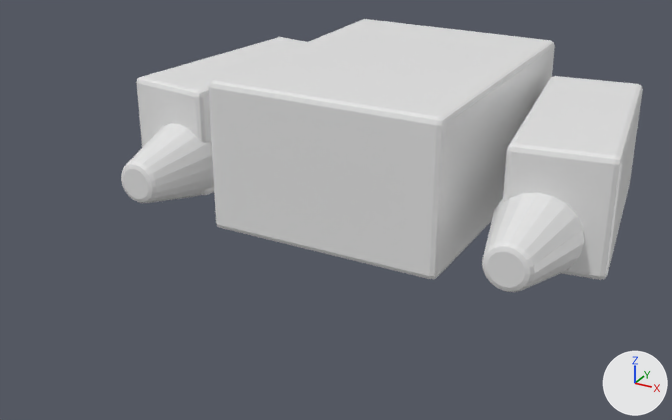
The FBX model Assets/FBX/generated/SM_Ship_Courier_01_Engine.fbx, before and after one commit.
Both versions are drawn from a camera (50 mm lens) standing at (248.0, -528.0, 198.0) and looking at (11.0, -98.0, -18.0). Every picture has the same lights, and +X, +Y and +Z are marked at lower right. The first picture is the older version.

Names of what the first picture shows: 'SM_Ship_Courier_01_Engine'.
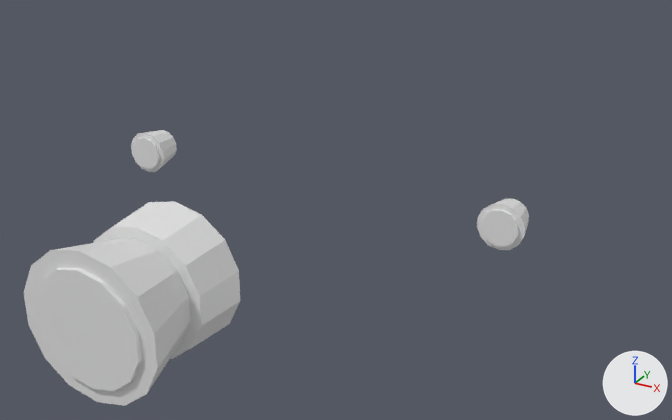
What the commit changed:
me_cube_037 is used by ob_sm_ship_courier_01_engine; location (0.0, -1.3, -2.5).
me_cube_037 had 408 vertices, 366 faces and spanned x -160.0..160.0, y -116.0..101.0, z -45.0..50.0.
me_cube_037 now has 196 vertices, 112 faces and spans x -126.0..126.0, y -42.0..153.0, z -36.0..36.0.
me_cube_037 part 1: a new loose piece, a 14-sided cut cone along y (radius 32.0 at the low end, 34.0 at the high end) spanning x -33.0..33.0, y -6.0..21.0, z -34.0..34.0, in mat_m_engine_block (white #e7e7e7).
me_cube_037 part 2: a new loose piece, a 14-sided cut cone along y (radius 36.0 at the low end, 27.0 at the high end) spanning x -35.0..35.0, y -40.0..-6.0, z -36.0..36.0, in mat_m_engine_block (white #e7e7e7).
me_cube_037 part 3: a new loose piece, a 14-sided cylinder along y spanning x -27.1..27.1, y -41.9..-40.0, z -27.8..27.8, in mat_m_engine_block (white #e7e7e7).
me_cube_037 part 4: a new loose piece, a 14-sided cut cone along y (radius 13.0 at the low end, 9.0 at the high end) spanning x -126.0..-101.0, y 136.0..153.0, z -13.0..13.0, in mat_m_engine_block (white #e7e7e7).
me_cube_037 part 5: a new loose piece, a 14-sided cylinder along y spanning x -123.3..-104.0, y 134.2..136.1, z -9.9..9.9, in mat_m_engine_block (white #e7e7e7).
me_cube_037 part 6: a new loose piece, a 14-sided cut cone along y (radius 13.0 at the low end, 9.0 at the high end) spanning x 101.0..126.0, y 136.0..153.0, z -13.0..13.0, in mat_m_engine_block (white #e7e7e7).
me_cube_037 part 7: a new loose piece, a 14-sided cylinder along y spanning x 103.9..123.3, y 134.2..136.1, z -9.9..9.9, in mat_m_engine_block (white #e7e7e7).
me_cube_037 part 8: the loose piece of 120 vertices spanning x 94.0..146.0, y -116.0..-61.0, z -44.0..9.0 is deleted.
me_cube_037 part 9: the loose piece of 120 vertices spanning x -146.0..-94.0, y -116.0..-61.0, z -44.0..9.0 is deleted.
me_cube_037 part 10: the loose piece of 56 vertices spanning x -75.0..75.0, y -99.0..101.0, z -45.0..50.0 is deleted.
me_cube_037 part 11: the loose piece of 56 vertices spanning x 80.0..160.0, y -72.0..84.0, z -40.0..32.0 is deleted.
me_cube_037 part 12: the loose piece of 56 vertices spanning x -160.0..-80.0, y -72.0..84.0, z -40.0..32.0 is deleted.
Object 'SM_Ship_Courier_01_Engine' (ob_sm_ship_courier_01_engine) moves from (0.0, -1.3, -2.5) to (0.0, -247.9, 0.0).

Changed parts and their boxes (x1, y1, x2, y2) in the pictures (672 x 420 px):
'SM_Ship_Courier_01_Engine', reshaped, moved
    before: (121, 19, 643, 292)
    after: (24, 130, 529, 406)
part 1 of me_cube_037, added
    after: (93, 201, 240, 359)
part 2 of me_cube_037, added
    after: (24, 239, 191, 406)
part 3 of me_cube_037, added
    after: (34, 268, 142, 391)
part 4 of me_cube_037, added
    after: (131, 130, 177, 172)
part 5 of me_cube_037, added
    after: (133, 137, 160, 169)
part 6 of me_cube_037, added
    after: (477, 199, 529, 250)
part 7 of me_cube_037, added
    after: (481, 209, 519, 246)
part 8 of me_cube_037, deleted
    before: (482, 193, 584, 292)
part 9 of me_cube_037, deleted
    before: (121, 123, 214, 203)
part 10 of me_cube_037, deleted
    before: (208, 19, 555, 279)
part 11 of me_cube_037, deleted
    before: (503, 76, 643, 280)
part 12 of me_cube_037, deleted
    before: (136, 37, 306, 195)
